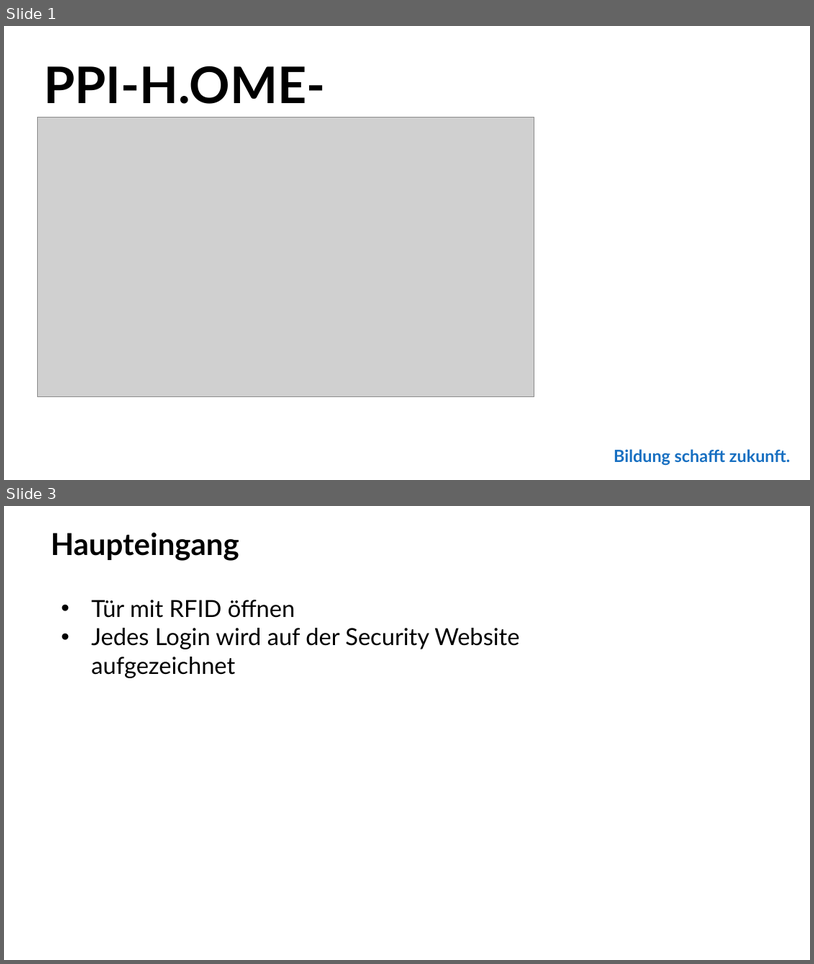
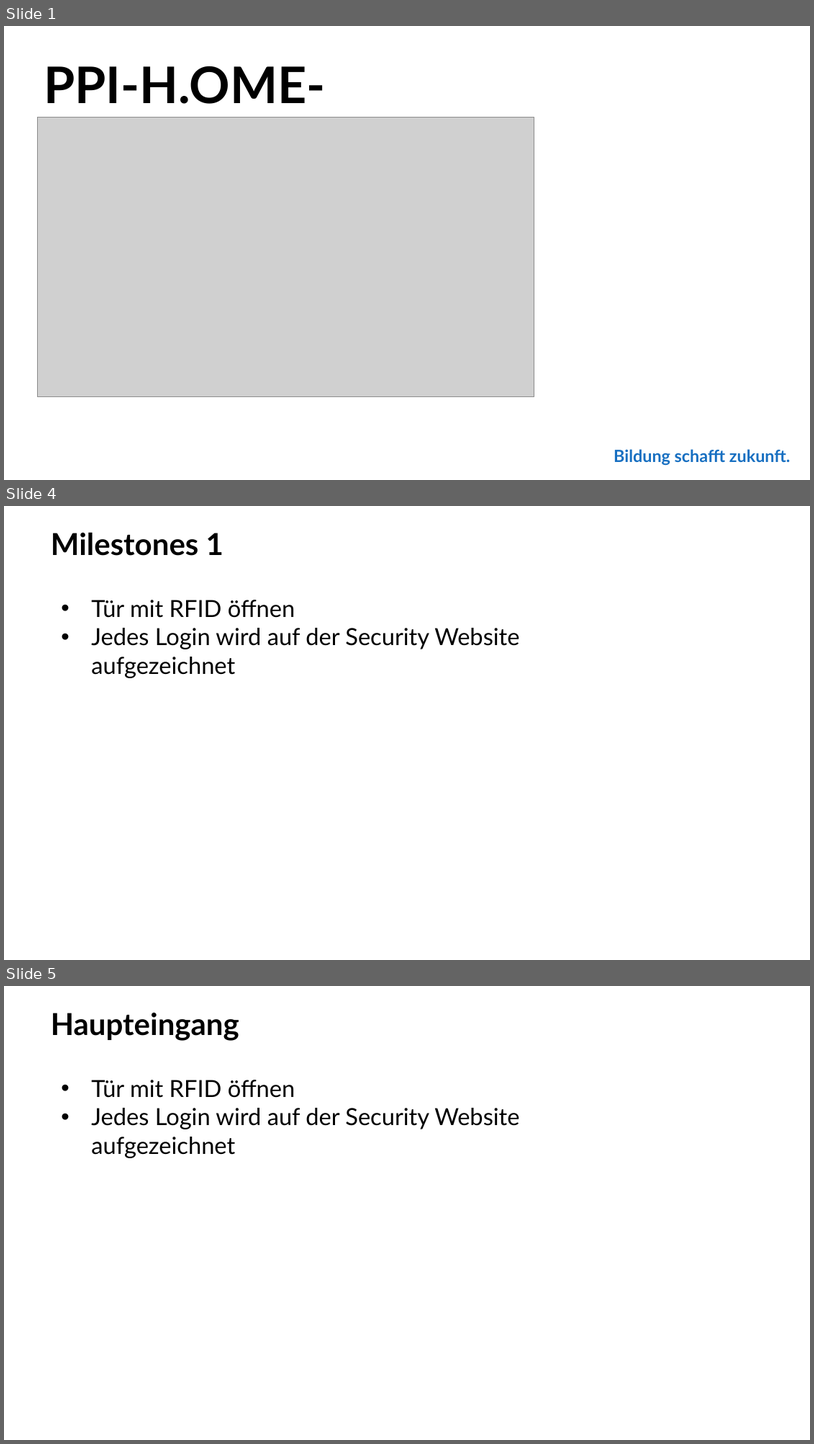
Before and after one commit to JustJ4Y/PI-SPACE-H-SECURITY, a slide deck: PPI-H.OME.pptx. Shown one above the other, each under a label of ours: slides 1 and 3 before the commit, slides 1, 4 and 5 after it; the slides between them are not shown. The pictures are 814x964 and 814x1444 pixels, drawn with LibreOffice and Linux fonts; fonts in the diff are those of the drawing; grey boxes stand for pictures; background and template pictures are left out. Boxes give left, top, right and bottom in pixels: in the first picture for what was removed or moved away, otherwise in the second. Text is boxed around its words. In the diff, an @@ line names an element or a change of style, - is before the commit and + after.

```diff
--- a/PPI-H.OME.pptx
+++ b/PPI-H.OME.pptx
@@ slide 4 added at bbox=[4, 506, 810, 960], background #FFFFFF @@
@@ text added at bbox=[51, 532, 224, 556], 36 pt, text #000000, bold @@
+Milestones 1
@@ text added at bbox=[91, 600, 520, 678], 28 pt, text #000000 @@
+• Tür mit RFID öffnen
+• Jedes Login wird auf der Security Website aufgezeichnet
@@ what was slide 3 is now slide 5 @@
```
Also in this commit, not shown: 2 other slides added, 1 slide removed, 4 other files.
